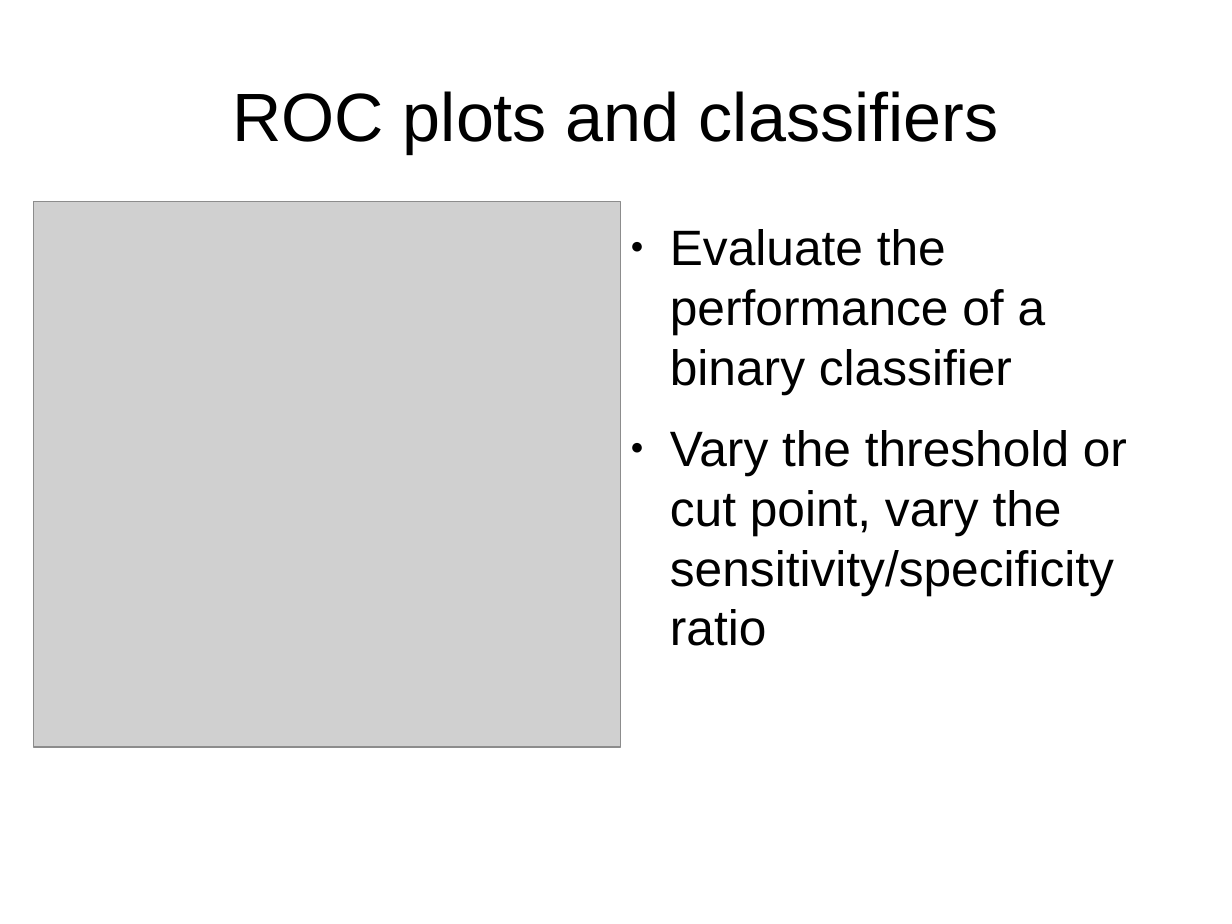
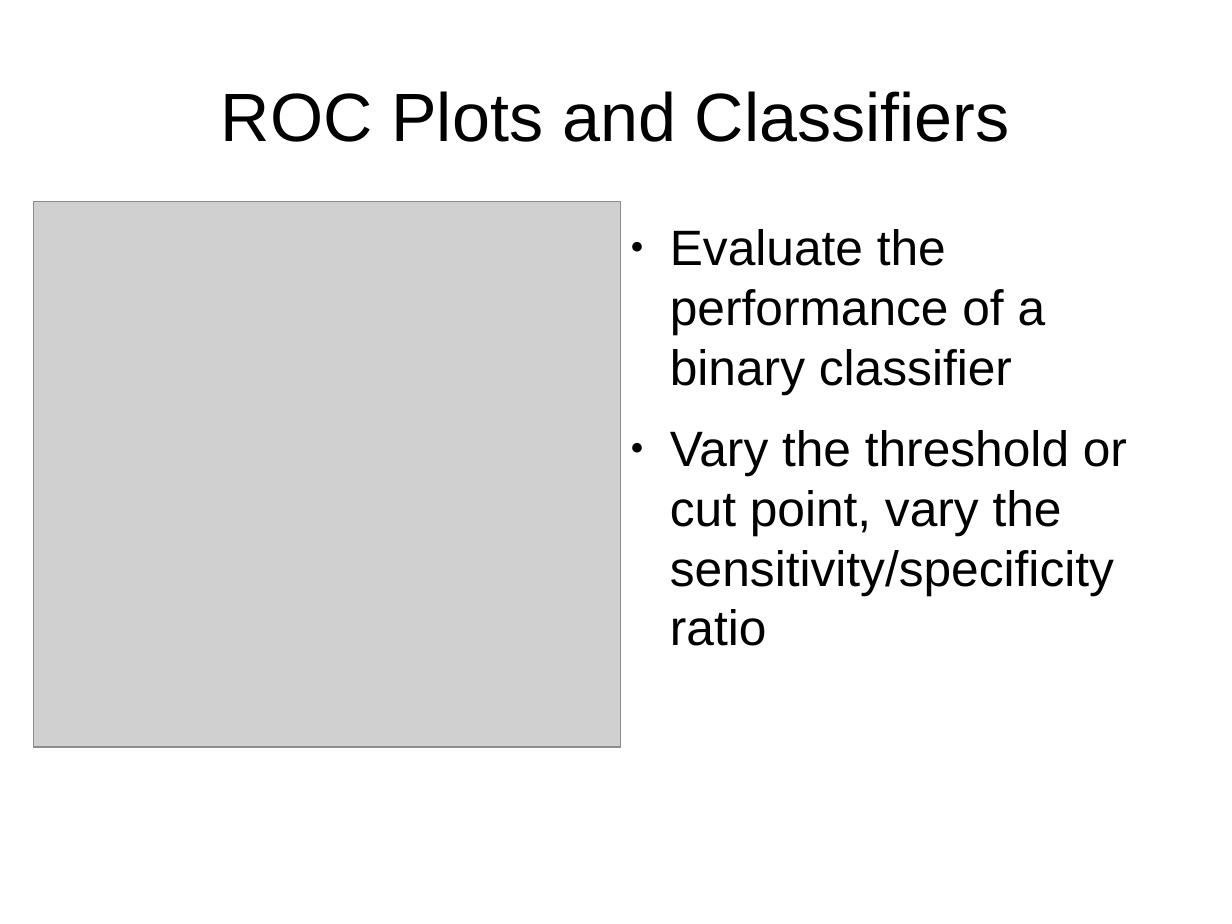
Before and after one commit to ubccr/hsws, a slide deck: slide 19 of slides/project-intro.odp. Drawn at 1232x924 pixels with LibreOffice and Linux fonts; fonts in the diff are those of the drawing; grey boxes stand for pictures. Boxes give left, top, right and bottom in pixels: in the first picture for what was removed or moved away, otherwise in the second. Text is boxed around its words. In the diff, an @@ line names an element or a change of style, - is before the commit and + after.

```diff
--- a/slides/project-intro.odp
+++ b/slides/project-intro.odp
@@ title at (221, 91, 1010, 142): text changed @@
-ROC plots and classifiers
+ROC Plots and Classifiers
```
Also in this commit, not shown: 13 other slides changed, 5 other files.
